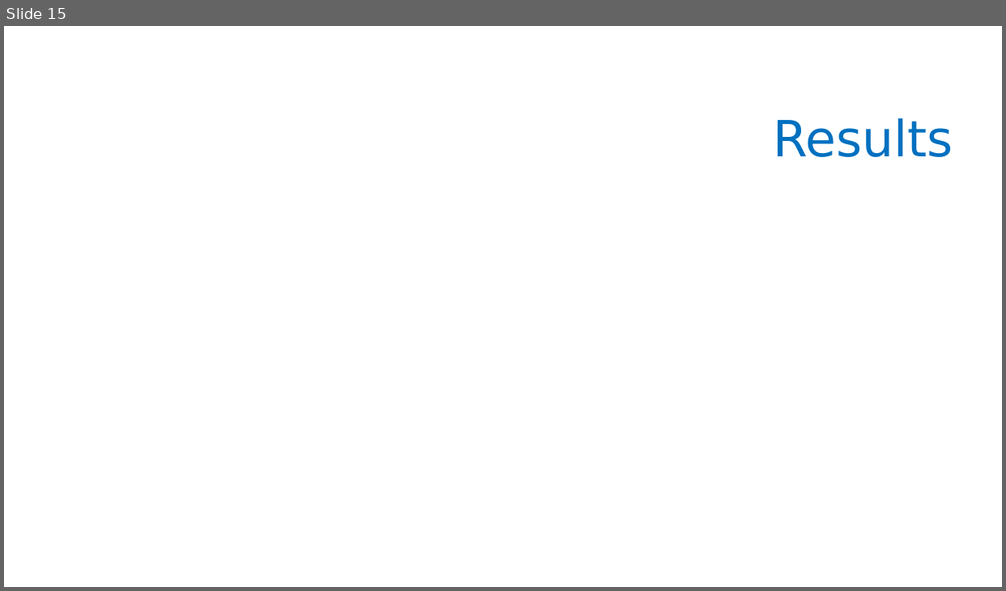
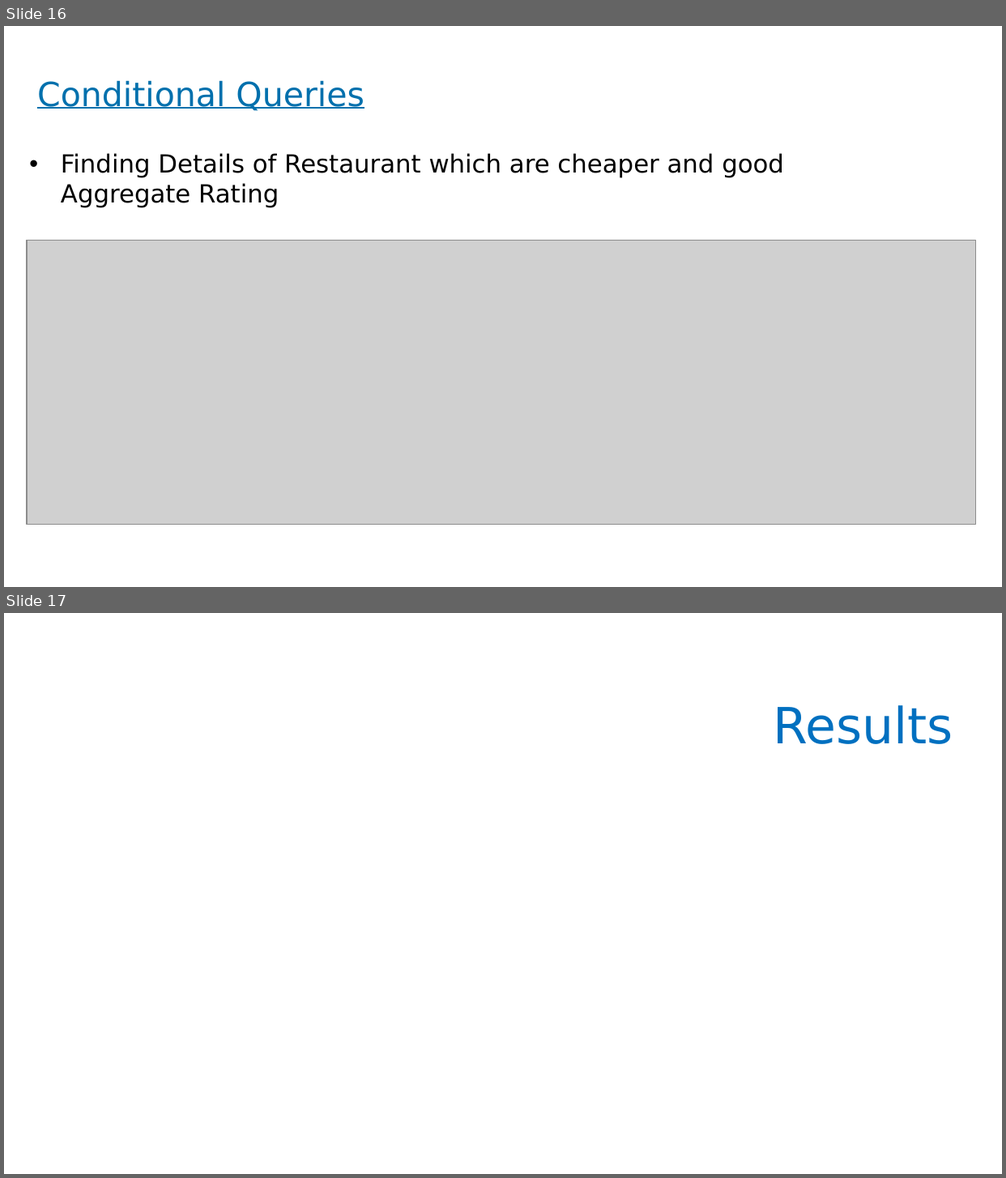
Before and after one commit to shwetasuman1/suttu, a slide deck: projectzomato (3).pptx. Shown one above the other, each under a label of ours: slide 15 before the commit, slides 16 and 17 after it. The pictures are 1006x591 and 1006x1178 pixels, drawn with LibreOffice and Linux fonts; fonts in the diff are those of the drawing; grey boxes stand for pictures; background and template pictures are left out. Boxes give left, top, right and bottom in pixels: in the first picture for what was removed or moved away, otherwise in the second. Text is boxed around its words. In the diff, an @@ line names an element or a change of style, - is before the commit and + after.

```diff
--- a/projectzomato (3).pptx
+++ b/projectzomato (3).pptx
@@ slide 16 added at <box>4,26,1002,587</box>, background #FFFFFF @@
@@ title added at <box>37,80,364,111</box>, 24 pt, text #0070AD, underline @@
+Conditional Queries
@@ text added at <box>61,153,784,208</box>, 18 pt, text #000000 @@
+• Finding Details of Restaurant which are cheaper and good Aggregate Rating
@@ picture added at <box>27,240,976,525</box> @@
@@ what was slide 15 is now slide 17 @@
```
Also in this commit, not shown: 10 slides changed, 4 other slides added, 3 slides removed.
